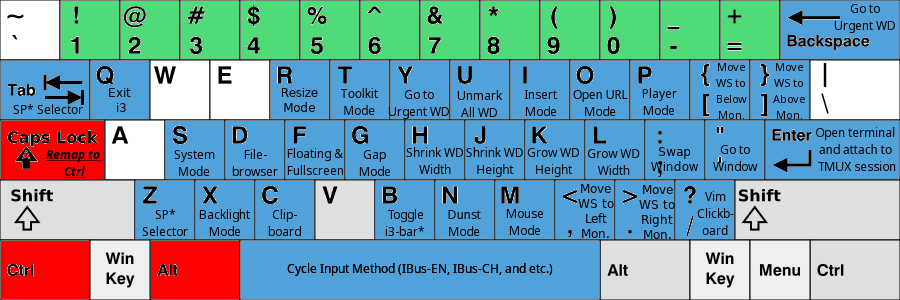
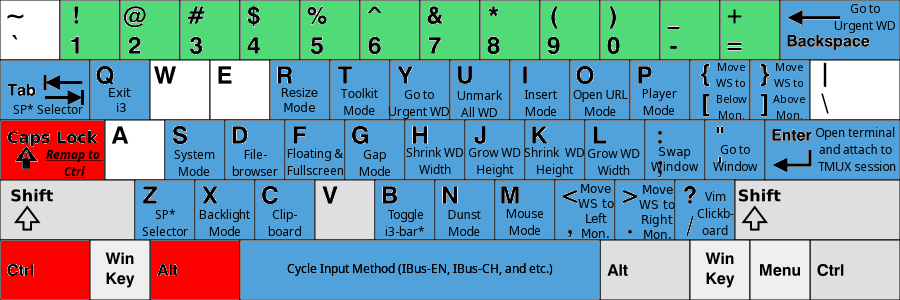
Layer changes from the first 900×300 image to the second:
renamed "Grow WD ..." to "Shrink WD ...", painted on it over left=524, top=147, right=584, bottom=177
renamed "Shrink WD ..." to "Grow WD ... #1", painted on it over left=466, top=147, right=523, bottom=157
